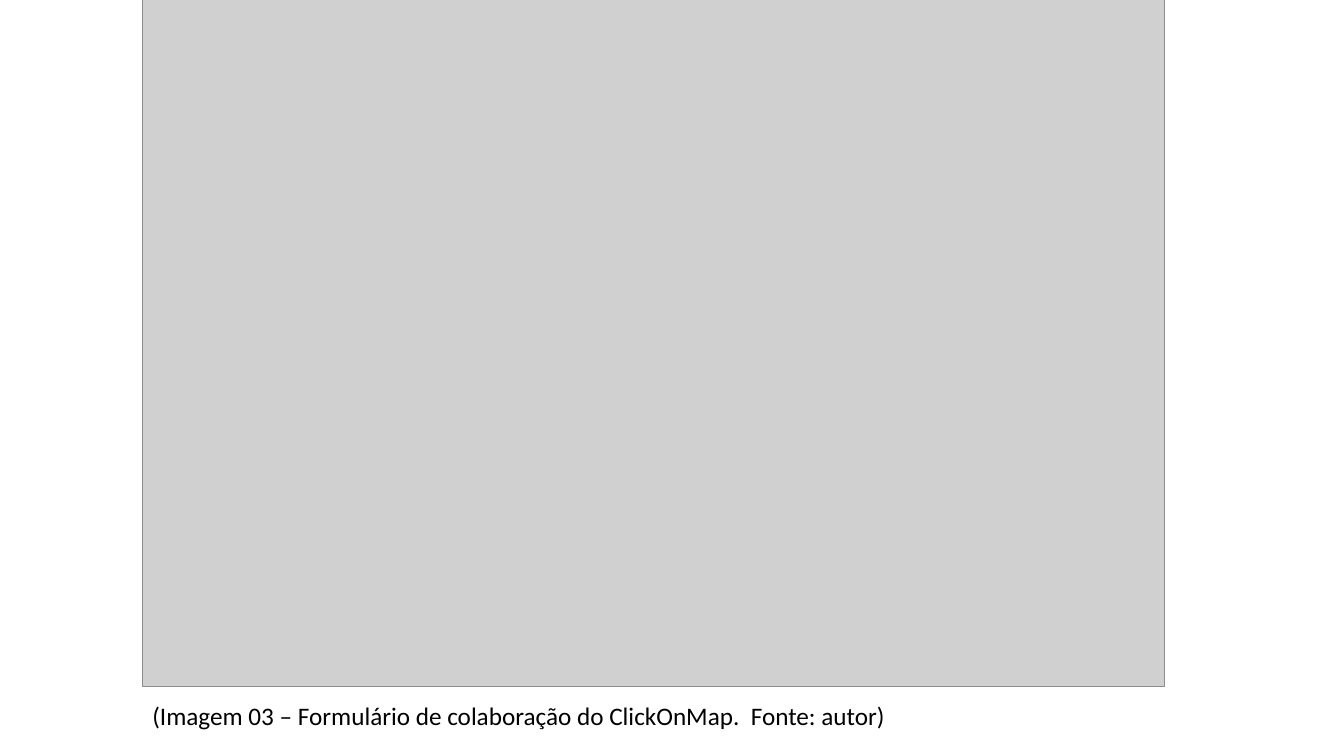
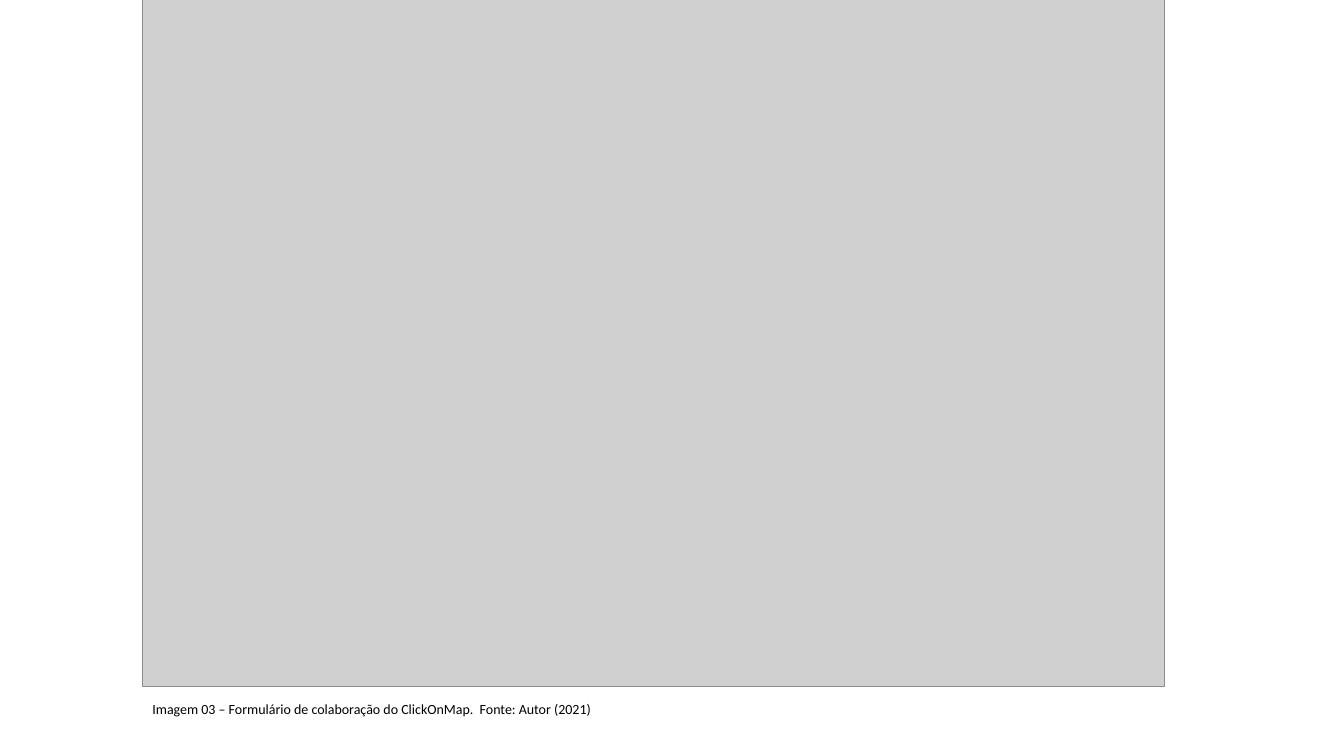
Before and after one commit to TavaresCarlos/TCC, a slide deck: slide 8 of apresentação-do-sistema/apresentação-01.pptx. Drawn at 1344x756 pixels with LibreOffice and Linux fonts; fonts in the diff are those of the drawing; grey boxes stand for pictures. Boxes give left, top, right and bottom in pixels: in the first picture for what was removed or moved away, otherwise in the second. Text is boxed around its words. In the diff, an @@ line names an element or a change of style, - is before the commit and + after.

```diff
--- a/apresentação-do-sistema/apresentação-01.pptx
+++ b/apresentação-do-sistema/apresentação-01.pptx
@@ text at (x1=152, y1=704, x2=591, y2=717): text changed; size 18 to 10 pt @@
-(Imagem 03 – Formulário de colaboração do ClickOnMap. Fonte: autor)
+Imagem 03 – Formulário de colaboração do ClickOnMap. Fonte: Autor (2021)
```
Also in this commit, not shown: 11 other slides changed, 1 slide added, 1 slide removed, 3 other files.
